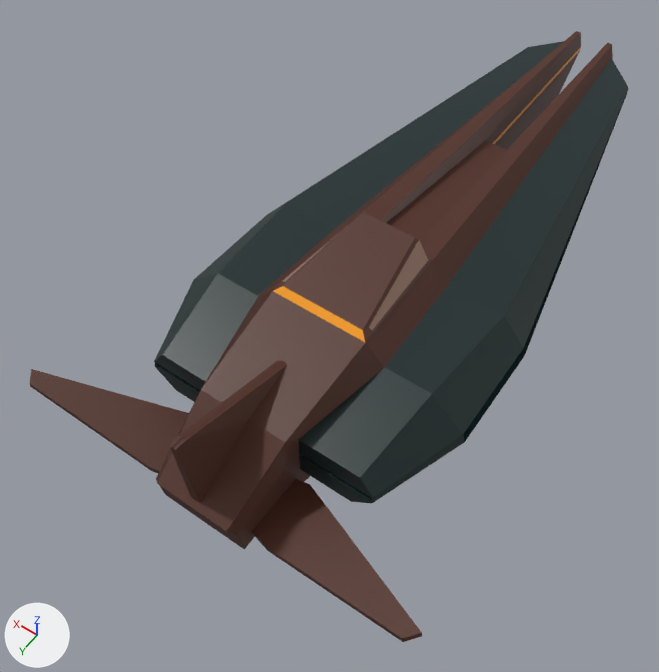
The glTF model public/gltf/raceship.gltf as it was, and as the next commit left it.
Rendered twice from a 50 mm lens placed at (-0.38, 0.794, 0.841), pointed at (0.045, 0.199, -0.095). Every picture has the same lights, and +X, +Y and +Z are marked at lower left. Where no turn or scale is listed for an object, it has been applied to the vertices.

In view in the first picture: 'aile1', 'aile2', 'aileron', 'main'.
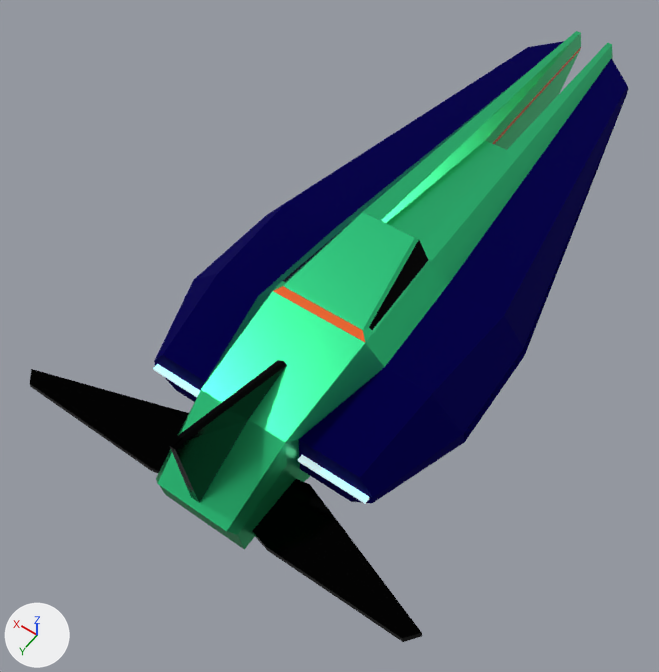
Edits to the bpy script that builds the scene:
```text
Change mat_brown:
    mat_brown.base_color: (0.0823, 0.0242, 0.013) -> (0.0403, 0.736, 0.274)  # brown #512b1e -> green #39df8f
    mat_brown.roughness: 0.5 -> 0.309
    mat_brown.metallic: 0.0 -> 0.901
Change mat_darkblue:
    mat_darkblue.base_color: (0.007, 0.0212, 0.0222) -> (0.00247, 0.0, 0.142)  # black #142829 -> dark blue #080069
    mat_darkblue.roughness: 0.4 -> 0.953
    mat_darkblue.metallic: 0.0 -> 0.965
Change mat_orange:
    mat_orange.base_color: (1.0, 0.37, 0.012) -> (1.0, 0.154, 0.0243)  # orange #ffa41d -> orange #ff6d2b
Change mat_lightbrown:
    mat_lightbrown.base_color: (0.319, 0.188, 0.141) -> (0.0, 0.0, 0.0)  # brown #997869 -> black #000000
    mat_lightbrown.metallic: 0.0 -> 0.95
Change me_cube_001:
    where me_cube_001.from_pydata(...)  # 20 vertices, 26 faces; spans x -0.009..0.009, y -0.119..0.061, z -0.102..0.056
    remove me_cube_001.materials.append(mat_brown)  # brown #512b1e
    add me_cube_001.materials.append(mat_lightbrown)  # black #000000
Change me_aile:
    where me_aile.from_pydata(...)  # 12 vertices, 20 faces; spans x -0.001..0.223, y -0.04..0.056, z -0.004..0.043
    remove me_aile.materials.append(mat_brown)  # brown #512b1e
    add me_aile.materials.append(mat_lightbrown)  # black #000000
Change me_aile_001:
    where me_aile_001.from_pydata(...)  # 12 vertices, 20 faces; spans x -0.223..0.001, y -0.04..0.056, z -0.004..0.043
    remove me_aile_001.materials.append(mat_brown)  # brown #512b1e
    add me_aile_001.materials.append(mat_lightbrown)  # black #000000
Change ob_trail1:
    ob_trail1.scale: (1.0, 0.0, 1.0) -> (1.0, 10.0, 1.0)
Change ob_trail2:
    ob_trail2.scale: (1.0, 0.0, 1.0) -> (1.0, 10.0, 1.0)
```

Pixel boxes [x1, y1, x2, y2] of what changed, in the pictures (659 x 672 px):
'main', recoloured, surface changed
    both: [154, 31, 628, 549]
'aile2', recoloured, surface changed (brown to black)
    both: [252, 479, 422, 642]
'aile1', recoloured, surface changed (brown to black)
    both: [30, 369, 189, 473]
'aileron', recoloured, surface changed (brown to green)
    both: [170, 360, 287, 503]
'trail1', rescaled (not visible before)
    after: [298, 455, 369, 504]
'trail2', rescaled (not visible before)
    after: [153, 364, 200, 397]
